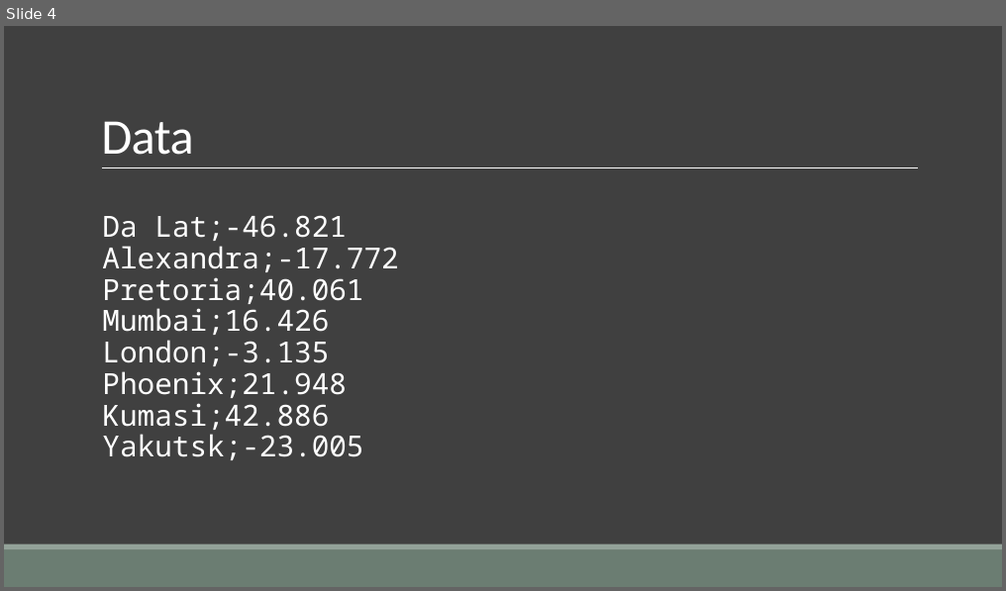
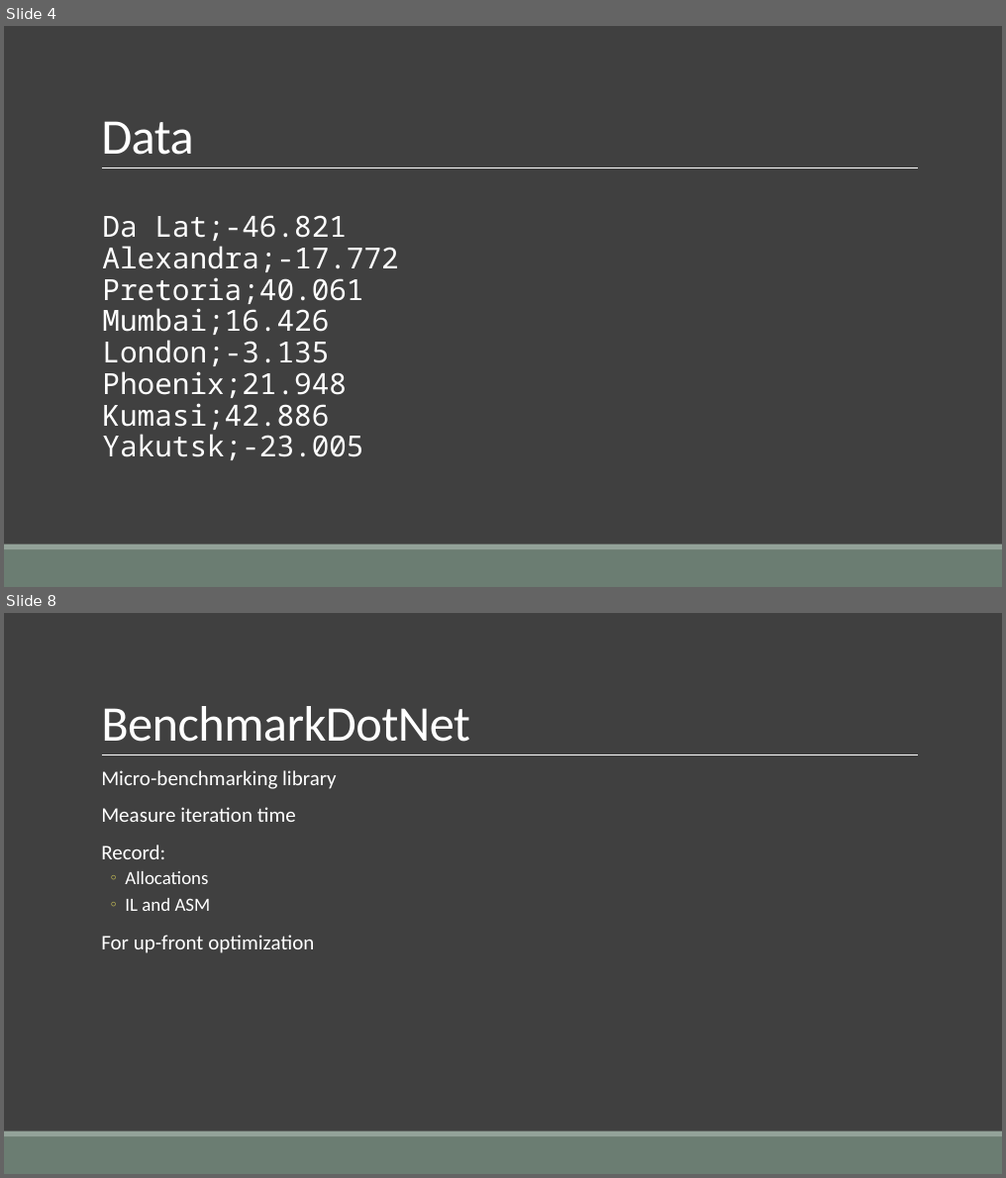
Before and after one commit to RendleLabs/HiPerfDotNetTalk, a slide deck: High Performance.pptx. Shown one above the other, each under a label of ours: slide 4 before the commit, slides 4 and 8 after it; the slides between them are not shown. The pictures are 1006x591 and 1006x1178 pixels, drawn with LibreOffice and Linux fonts; fonts in the diff are those of the drawing. Boxes give left, top, right and bottom in pixels: in the first picture for what was removed or moved away, otherwise in the second. Text is boxed around its words. In the diff, an @@ line names an element or a change of style, - is before the commit and + after.

Commit message:
Slides

```diff
--- a/High Performance.pptx
+++ b/High Performance.pptx
@@ slide 8 added at [4, 613, 1002, 1174], background #404040; not listed: 3 template elements that a slide beside it also shows @@
@@ title added at [101, 706, 470, 742], 48 pt, text #FFFFFF @@
+BenchmarkDotNet
@@ text added at [101, 770, 337, 954], 20 pt, text #FFFFFF @@
+  Micro-benchmarking library
+  Measure iteration time
+  Record:
+  ◦ Allocations
+  ◦ IL and ASM
+  For up-front optimization
```
Also in this commit, not shown: 12 other slides added.
